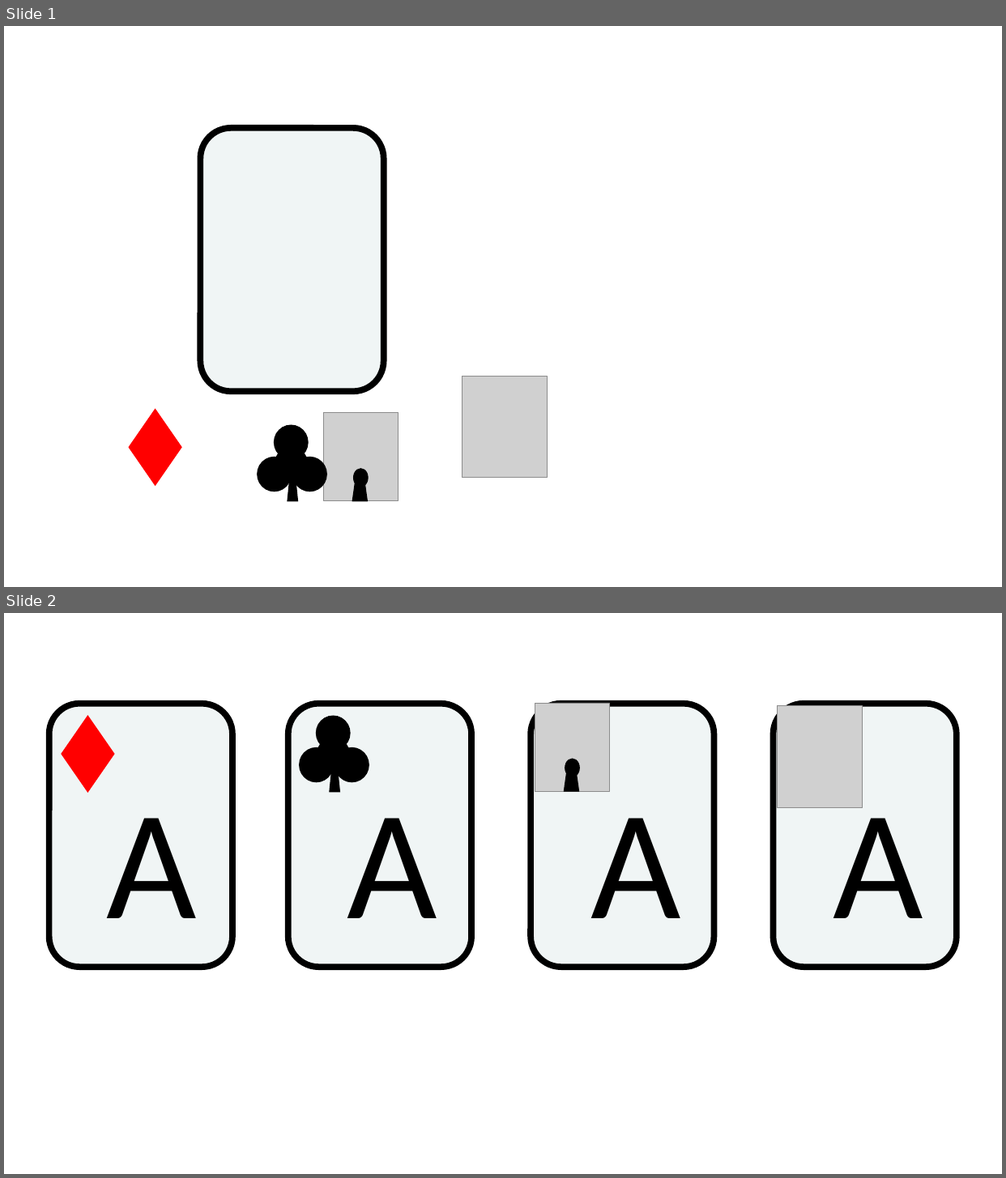
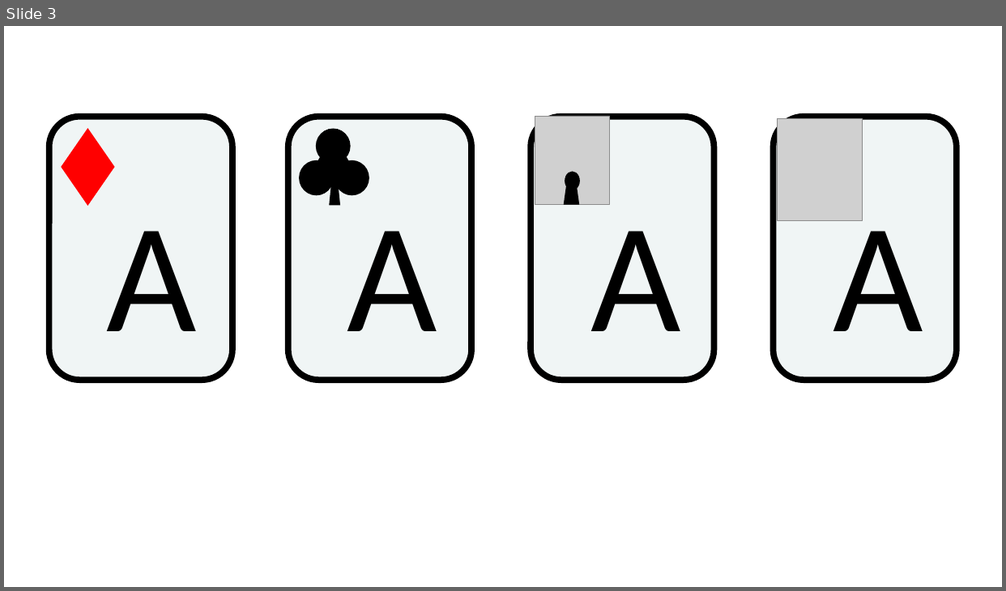
Before and after one commit to abriggs914/Coding_Practice, a slide deck: Resources/Cards/cards presentation.pptx. Shown one above the other, each under a label of ours: slides 1 and 2 before the commit, slide 3 after it. The pictures are 1006x1178 and 1006x591 pixels, drawn with LibreOffice and Linux fonts; fonts in the diff are those of the drawing; grey boxes stand for pictures. Boxes give left, top, right and bottom in pixels: in the first picture for what was removed or moved away, otherwise in the second. Text is boxed around its words. In the diff, an @@ line names an element or a change of style, - is before the commit and + after.

```diff
--- a/Resources/Cards/cards presentation.pptx
+++ b/Resources/Cards/cards presentation.pptx
@@ slide 1 removed at box(4, 26, 1002, 587), background #FFFFFF @@
@@ rounded rectangle removed at box(200, 128, 384, 391) @@
@@ picture removed at box(462, 377, 547, 478) @@
@@ diamond removed at box(129, 409, 181, 485) @@
@@ picture removed at box(324, 413, 398, 501) @@
@@ group removed at box(258, 426, 326, 501): 3 ellipses, 1 flow chart extract, 1 trapezoid @@
@@ trapezoid removed at box(353, 476, 368, 501) @@
@@ ellipse removed at box(354, 469, 368, 487) @@
@@ what was slide 2 is now slide 3 @@
```
Also in this commit, not shown: 2 slides added, 41 other files.
